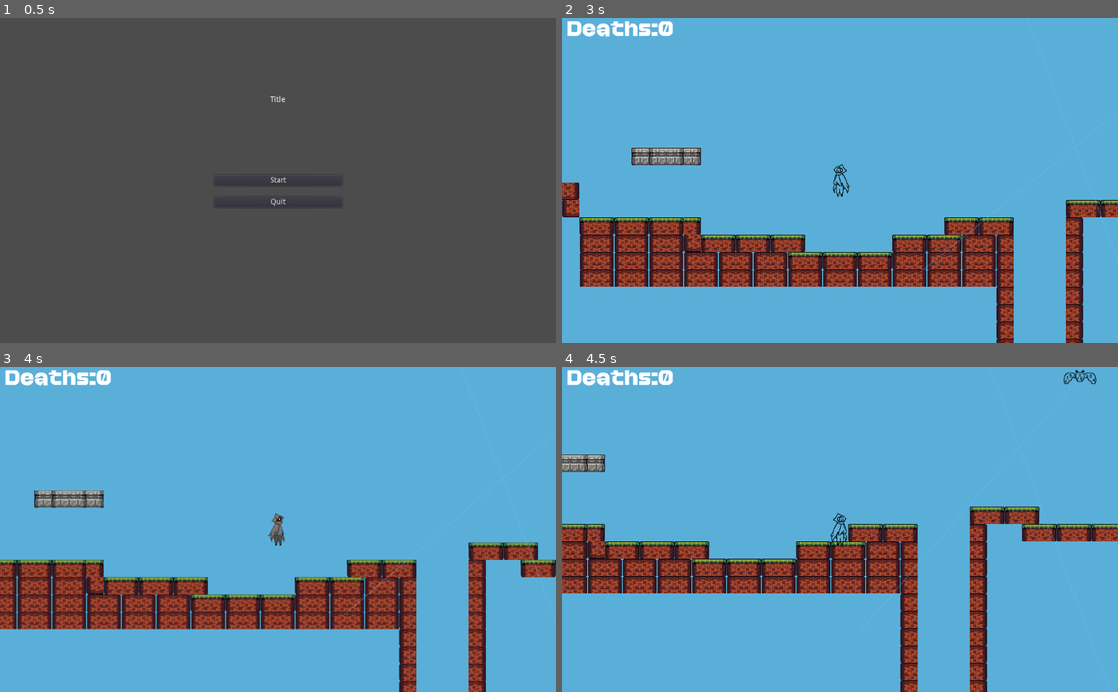
Above: before the commit, frames 1-4 (two rows, left to right).
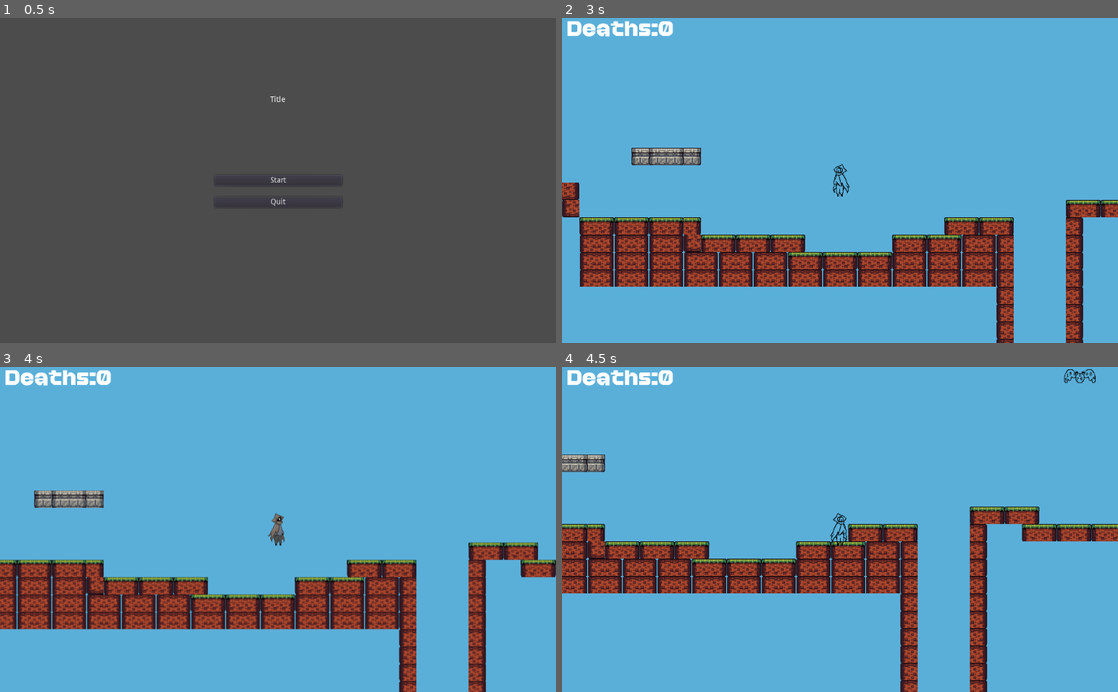
Above: after the commit, the same moments.

Repository: JacobMundy/06-Final-Project
Game: Godot game, scene res://Main Menu.tscn .tscn
Two runs of this game, one before a commit and one after it. Both use one fixed random seed, a clock stepped at 60 frames per second and the inputs below. The engine's default icon, where the game draws it, is replaced by a stand-in: a white triangle on a blue panel in a dark square.
Inputs:
- Up to frame 1 (0.5 s): no input
- Up to frame 2 (3 s): click "Start" at 0.5 s; hold D (Right) 1.28-2.78 s; tap J (Attack) at 1.35, 2.85 s; tap W (Jump) at 1.52, 2.27 s; tap K (Shoot) at 2.1 s; hold A (Left) from 2.78 s (still down)
- Up to frame 3 (4 s): release A (Left) at 3.53 s; hold D (Right) from 3.53 s (still down); tap K (Shoot) at 3.6 s; tap W (Jump) at 3.77 s
- Up to frame 4 (4.5 s): keep holding D (Right); tap J (Attack) at 4.35 s

Frame 1 is identical in both runs. In frame 2, less than 0.1% of the frame differs, in the area x 64-98%, y 55-79%; in frame 3, less than 0.1%; in frame 4, 0.2%, in the area x 59-97%, y 0-70%.

Commit message:
It works

Diff:
--- a/Game/Enemies/Bat.gd
+++ b/Game/Enemies/Bat.gd
@@ -40,15 +40,15 @@
 			move_and_slide(velocity, Vector2(0,0))
 		update()
 
-func _draw():
-	var c = looking_color
-	if line_of_sight:
-		c = los_color
-	if points.size() > 1:
-		var prev_point = get_global_position()
-		for p in points:
-			draw_line(p - get_global_position(), prev_point - get_global_position(), c, 2)
-			prev_point = p
+#func _draw():
+#	var c = looking_color
+#	if line_of_sight:
+#		c = los_color
+#	if points.size() > 1:
+#		var prev_point = get_global_position()
+#		for p in points:
+#			draw_line(p - get_global_position(), prev_point - get_global_position(), c, 2)
+#			prev_point = p
 
 func _on_Area2D_body_entered(body):
 	if body.name == 'Player':
--- a/Game/Enemies/Bat.tscn
+++ b/Game/Enemies/Bat.tscn
@@ -43,6 +43,7 @@
 
 [node name="AnimatedSprite" type="AnimatedSprite" parent="."]
 frames = SubResource( 5 )
+frame = 2
 playing = true
 
 [node name="CollisionShape2D" type="CollisionShape2D" parent="."]
--- a/Game/Levels/EndGame.tscn
+++ b/Game/Levels/EndGame.tscn
@@ -1,6 +1,16 @@
-[gd_scene load_steps=2 format=2]
+[gd_scene load_steps=6 format=2]
 
 [ext_resource path="res://EndGame.gd" type="Script" id=1]
+[ext_resource path="res://Assets/accelerator.ttf" type="DynamicFontData" id=2]
+[ext_resource path="res://Assets/end.png" type="Texture" id=3]
+
+[sub_resource type="DynamicFont" id=1]
+size = 21
+font_data = ExtResource( 2 )
+
+[sub_resource type="DynamicFont" id=2]
+size = 40
+font_data = ExtResource( 2 )
 
 [node name="EndGame" type="Control"]
 anchor_right = 1.0
@@ -14,14 +24,20 @@
 anchor_top = 0.5
 anchor_right = 0.5
 anchor_bottom = 0.5
-margin_left = -44.0
-margin_top = -191.0
-margin_right = 63.0
-margin_bottom = -177.0
+margin_left = -200.0
+margin_top = -190.0
+margin_right = 302.0
+margin_bottom = -166.0
+custom_fonts/font = SubResource( 1 )
 text = "You had time dragon dinner dinner :)"
 align = 1
 
 [node name="Label" type="Label" parent="Label"]
-margin_top = 16.0
+margin_top = 48.0
 margin_right = 40.0
-margin_bottom = 30.0
+margin_bottom = 95.0
+custom_fonts/font = SubResource( 2 )
+
+[node name="Sprite" type="Sprite" parent="."]
+position = Vector2( 551, 256 )
+texture = ExtResource( 3 )
Not shown, removed: Game/.mono/metadata/ide_messaging_meta.txt
Binary file added: Game/Assets/end.png
Not shown, added: Game/Assets/end.png.import
